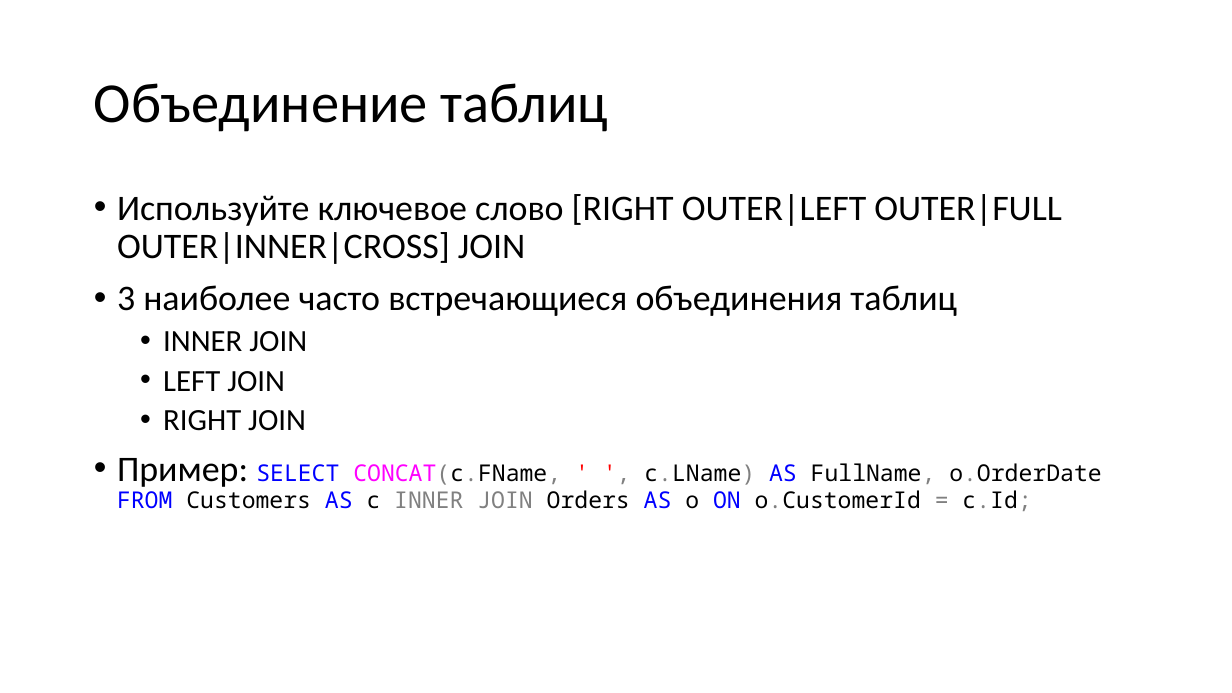
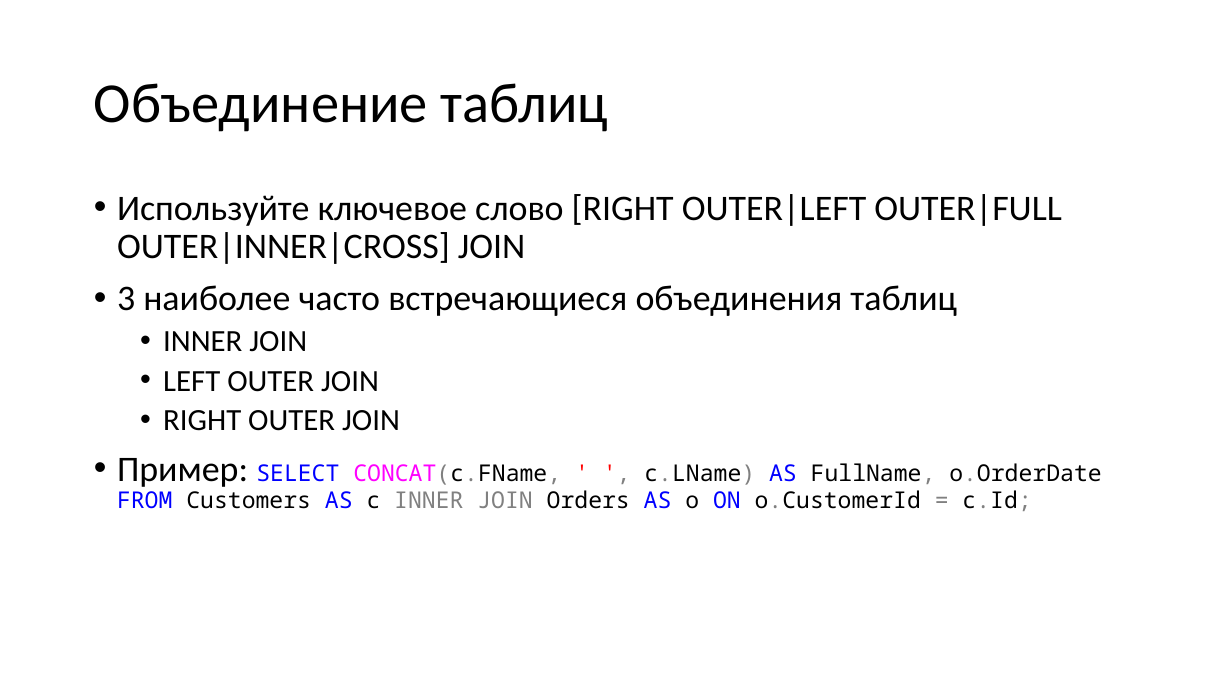
Before and after one commit to dmitriykuptsov/SQL, a slide deck: slide 27 of sql.pptx (slide 19 before the commit). Drawn at 1232x693 pixels with LibreOffice and Linux fonts; fonts in the diff are those of the drawing. Boxes give left, top, right and bottom in pixels: in the first picture for what was removed or moved away, otherwise in the second. Text is boxed around its words. In the diff, an @@ line names an element or a change of style, - is before the commit and + after.

```diff
--- a/sql.pptx
+++ b/sql.pptx
@@ text at box(163, 371, 400, 431): text changed @@
-  • LEFT JOIN
-  • RIGHT JOIN
+  • LEFT OUTER JOIN
+  • RIGHT OUTER JOIN
```
Also in this commit, not shown: 6 other slides changed, 47 slides added, 3 other files.
